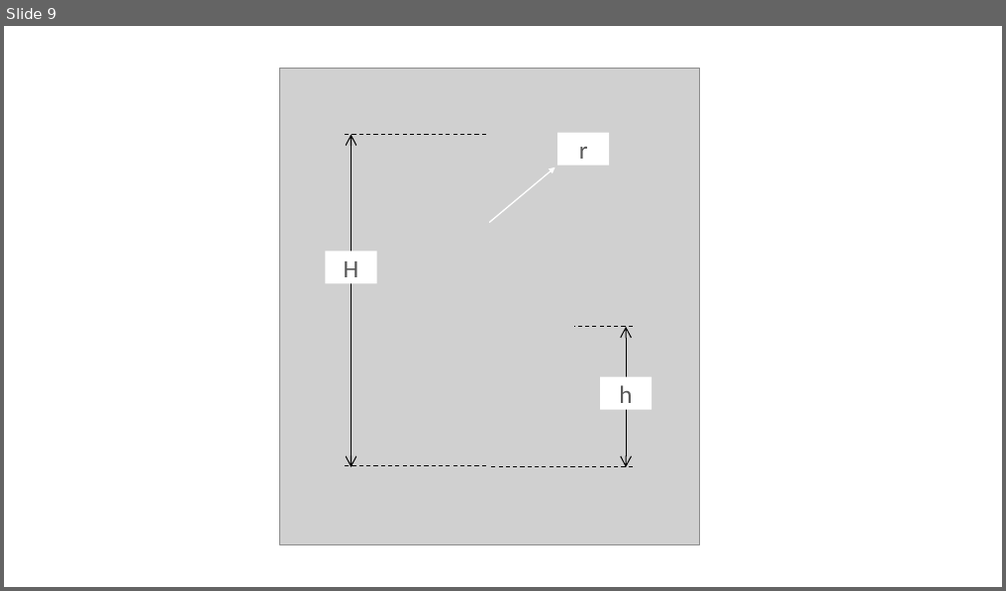
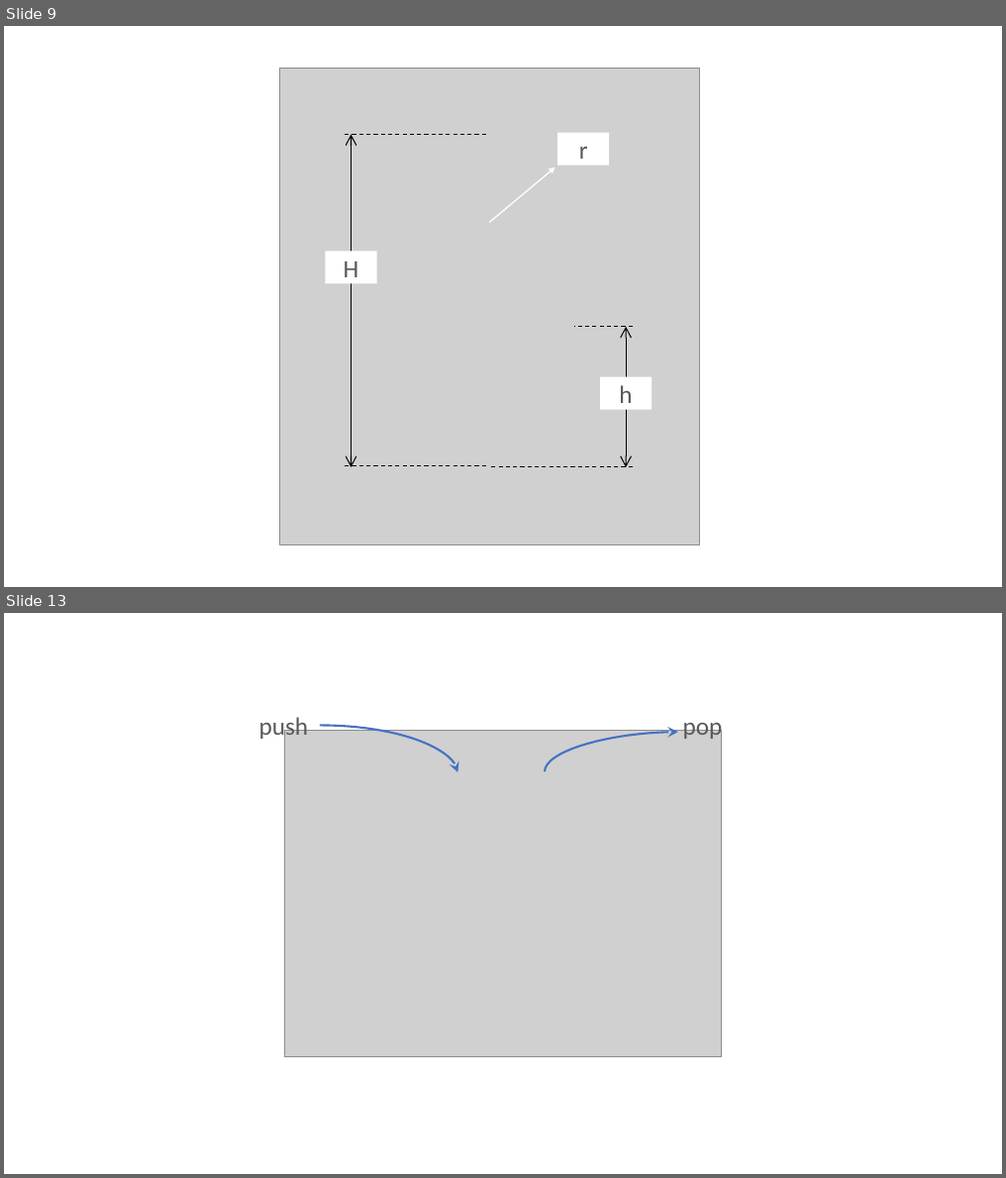
Before and after one commit to CS1371/textbook, a slide deck: Images/figures.pptx. Shown one above the other, each under a label of ours: slide 9 before the commit, slides 9 and 13 after it; the slides between them are not shown. The pictures are 1006x591 and 1006x1178 pixels, drawn with LibreOffice and Linux fonts; fonts in the diff are those of the drawing; grey boxes stand for pictures. Boxes give left, top, right and bottom in pixels: in the first picture for what was removed or moved away, otherwise in the second. Text is boxed around its words. In the diff, an @@ line names an element or a change of style, - is before the commit and + after.

```diff
--- a/Images/figures.pptx
+++ b/Images/figures.pptx
@@ slide 13 added at bbox=[4, 613, 1002, 1174], background #FFFFFF @@
@@ text added at bbox=[259, 717, 309, 742], 24 pt, text #595959 @@
+push
@@ picture added at bbox=[285, 730, 721, 1058] @@
@@ curved arrow added from (320, 725) to (457, 772), #4472C4 2 pt @@
@@ text added at bbox=[683, 715, 723, 742], 24 pt, text #595959 @@
+pop
@@ curved arrow added from (545, 771) to (678, 732), #4472C4 2 pt @@
```
Also in this commit, not shown: 16 other slides added, 22 other files.
